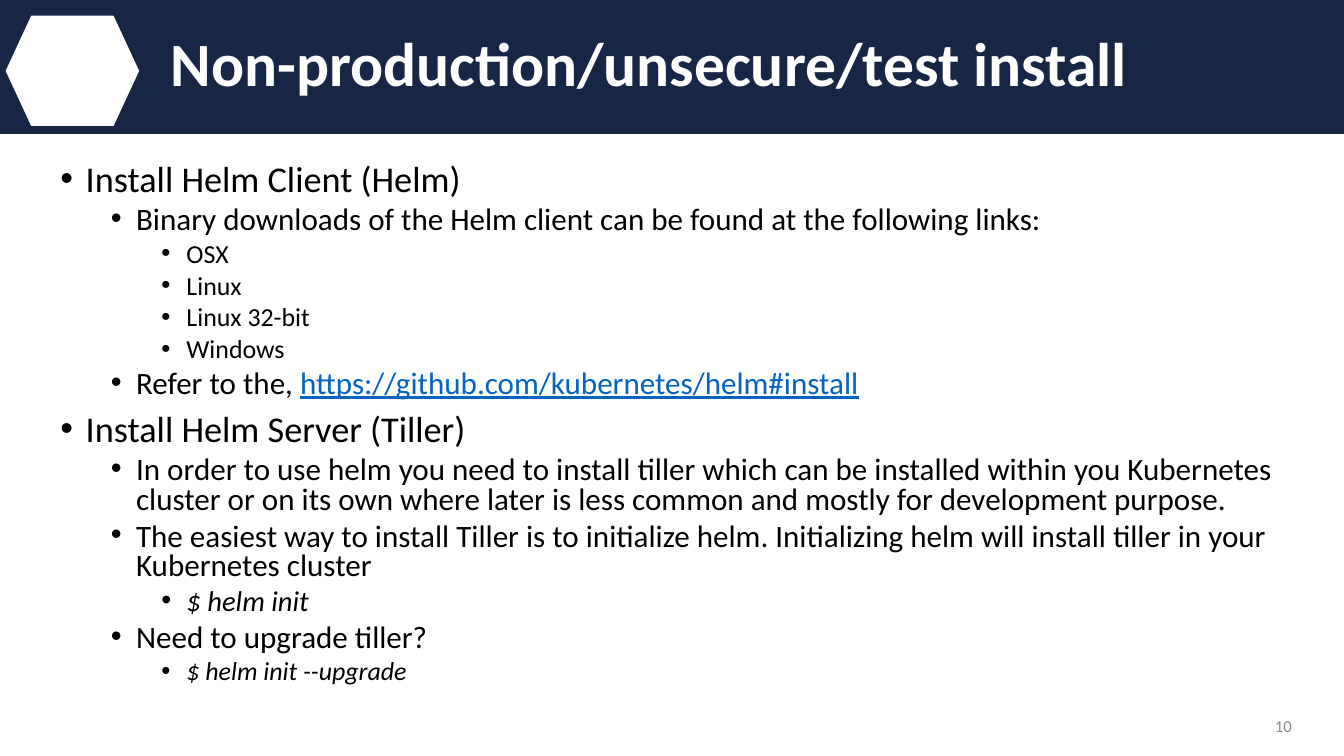
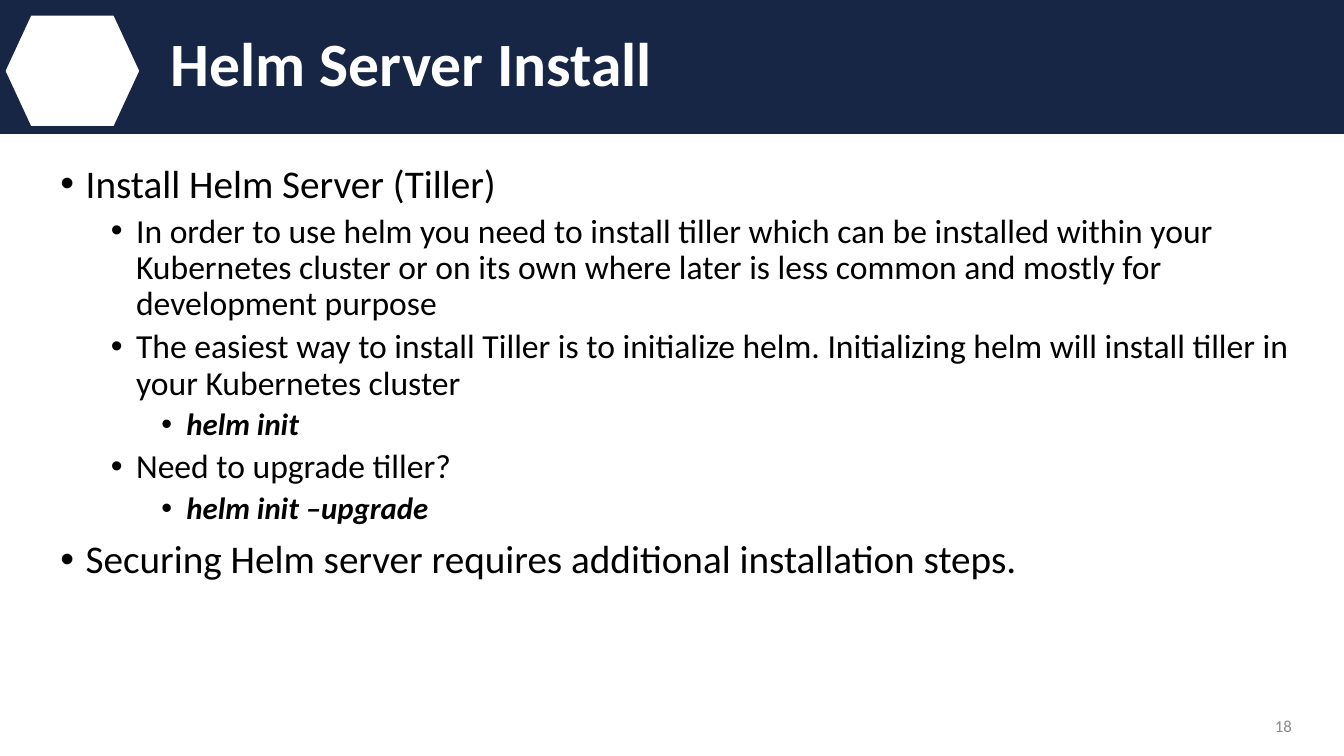
Before and after one commit to IBM/helm101, a slide deck: slide 18 of presentation/Helm.pptx (slide 10 before the commit). Drawn at 1344x756 pixels with LibreOffice and Linux fonts; fonts in the diff are those of the drawing; background and template pictures are left out. Boxes give left, top, right and bottom in pixels: in the first picture for what was removed or moved away, otherwise in the second. Text is boxed around its words. In the diff, an @@ line names an element or a change of style, - is before the commit and + after.

```diff
--- a/presentation/Helm.pptx
+++ b/presentation/Helm.pptx
@@ title at (171,42,652,87): text changed @@
-Non-production/unsecure/test install
+Helm Server Install
@@ text at (86,166,1040,400): paragraphs removed @@
-• Install Helm Client (Helm)
-  • Binary downloads of the Helm client can be found at the following links:
-    • OSX
-    • Linux
-    • Linux 32-bit
-    • Windows
-  • Refer to the, https://github.com/kubernetes/helm#install
@@ text at (86,169,1288,484): size 25.9 to 28 pt in "Install Helm Server (Tiller)"; size 22.2 to 24 pt in "The easiest way to install Tiller is ...", "Need to upgrade tiller?"; line spacing 0.8 to 0.9 @@
@@ text at (136,219,1212,321): text changed; size 22.2 to 24 pt @@
-  • In order to use helm you need to install tiller which can be installed within you Kubernetes cluster or on its own where later is less common and mostly for development purpose.
+  • In order to use helm you need to install tiller which can be installed within your Kubernetes cluster or on its own where later is less common and mostly for development purpose
@@ text at (186,413,299,436): text changed; size 20.4 to 22 pt; bold on @@
-    • $ helm init
+    • helm init
@@ text at (86,497,1017,580): text changed; size 18.5 to 28 pt; italic off @@
-    • $ helm init --upgrade
+    • helm init –upgrade
+• Securing Helm server requires additional installation steps.
@@ page number at (1275,720,1292,732): text changed @@
-10
+18
```
Also in this commit, not shown: 15 other slides changed, 11 slides added, 2 slides removed.
